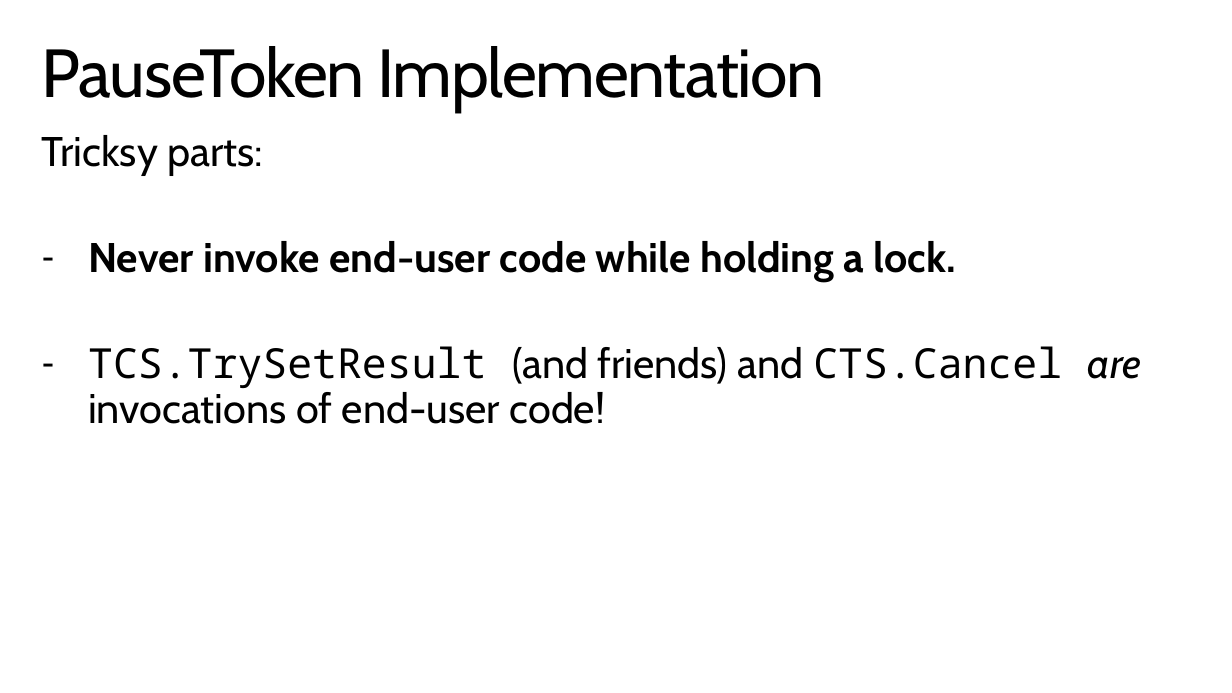
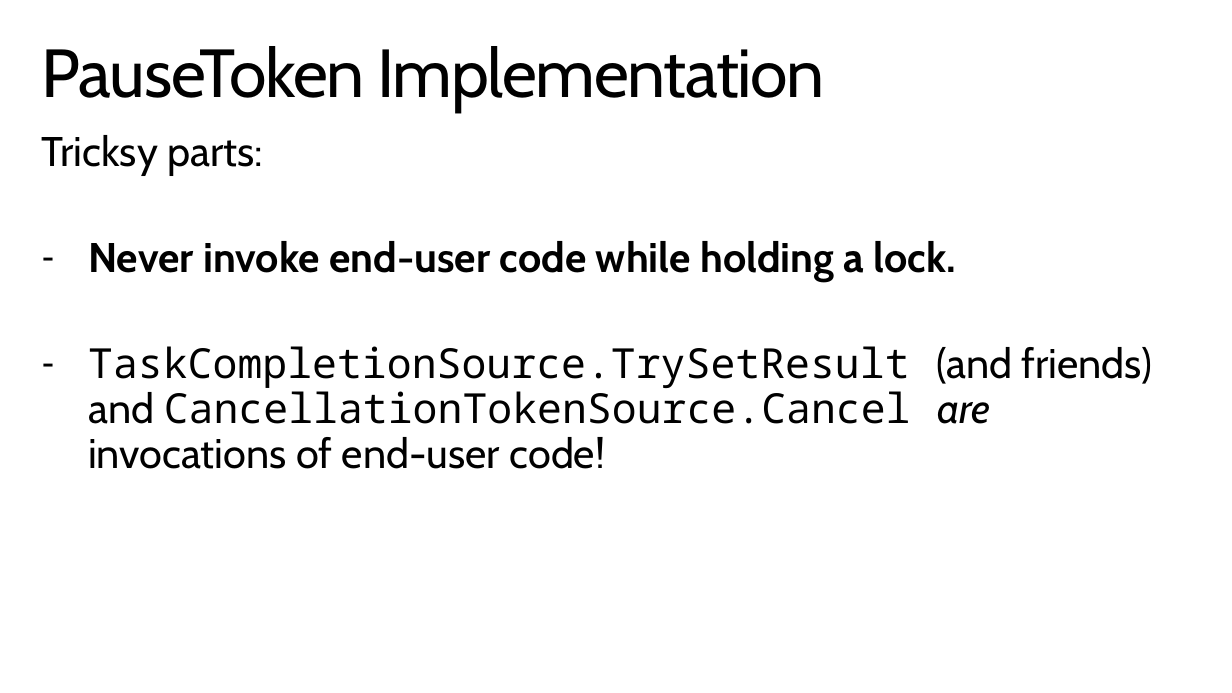
Before and after one commit to StephenCleary/Presentations, a slide deck: slide 26 of Async Masterclass/Async Masterclass.pptx. Drawn at 1232x693 pixels with LibreOffice and Linux fonts; fonts in the diff are those of the drawing; background and template pictures are left out. Boxes give left, top, right and bottom in pixels: in the first picture for what was removed or moved away, otherwise in the second. Text is boxed around its words. In the diff, an @@ line names an element or a change of style, - is before the commit and + after.

```diff
--- a/Async Masterclass/Async Masterclass.pptx
+++ b/Async Masterclass/Async Masterclass.pptx
@@ text at box(88, 346, 1152, 469): text changed; font Cabin to Noto Sans Mono @@
-– TCS.TrySetResult (and friends) and CTS.Cancel are invocations of end-user code!
+– TaskCompletionSource.TrySetResult (and friends) and CancellationTokenSource.Cancel are invocations of end-user code!
```
Also in this commit, not shown: 15 other files.
